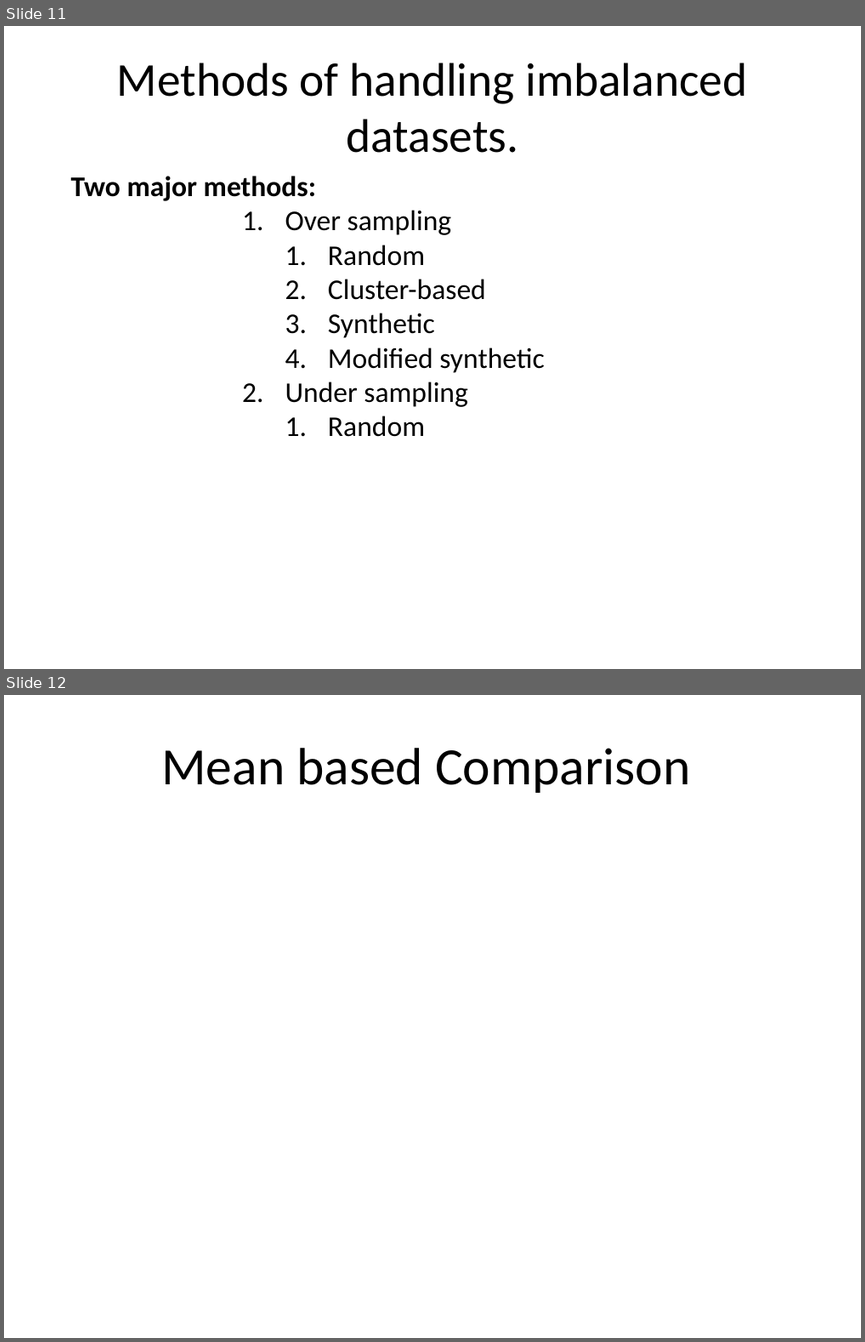
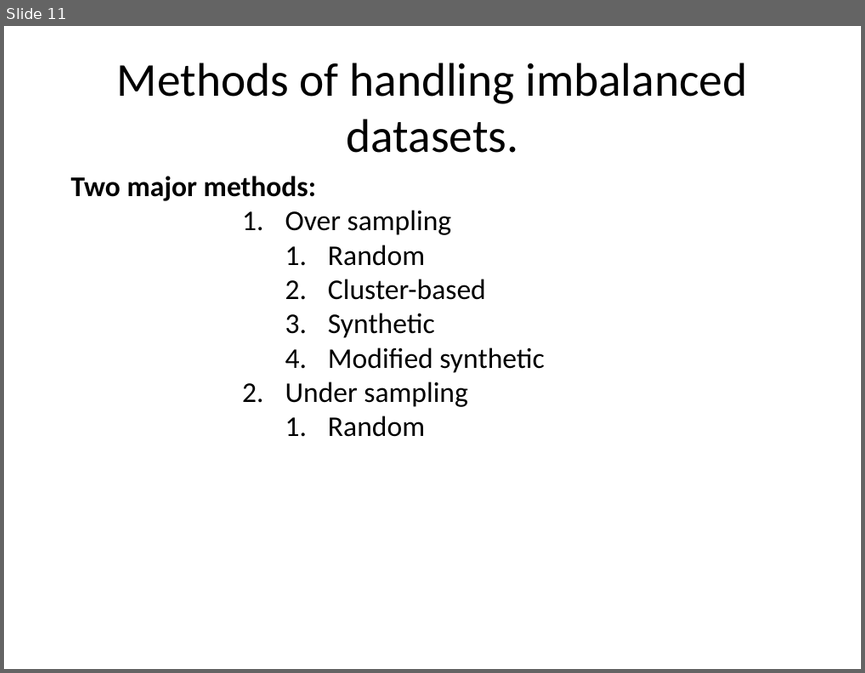
Before and after one commit to RenaStellin/postAssignmentCDAC, a slide deck: Evaluating ML algorithm with balanced and unbalanced datasets.pptx. Shown one above the other, each under a label of ours: slides 11 and 12 before the commit, slide 11 after it. The pictures are 865x1342 and 865x673 pixels, drawn with LibreOffice and Linux fonts; fonts in the diff are those of the drawing. Boxes give left, top, right and bottom in pixels: in the first picture for what was removed or moved away, otherwise in the second. Text is boxed around its words. In the diff, an @@ line names an element or a change of style, - is before the commit and + after.

```diff
--- a/Evaluating ML algorithm with balanced and unbalanced datasets.pptx
+++ b/Evaluating ML algorithm with balanced and unbalanced datasets.pptx
@@ slide 12 removed at (x1=4, y1=695, x2=861, y2=1338), background #FFFFFF @@
@@ title removed at (x1=161, y1=748, x2=691, y2=793) @@
-Mean based Comparison
```
Also in this commit, not shown: 2 slides changed.
